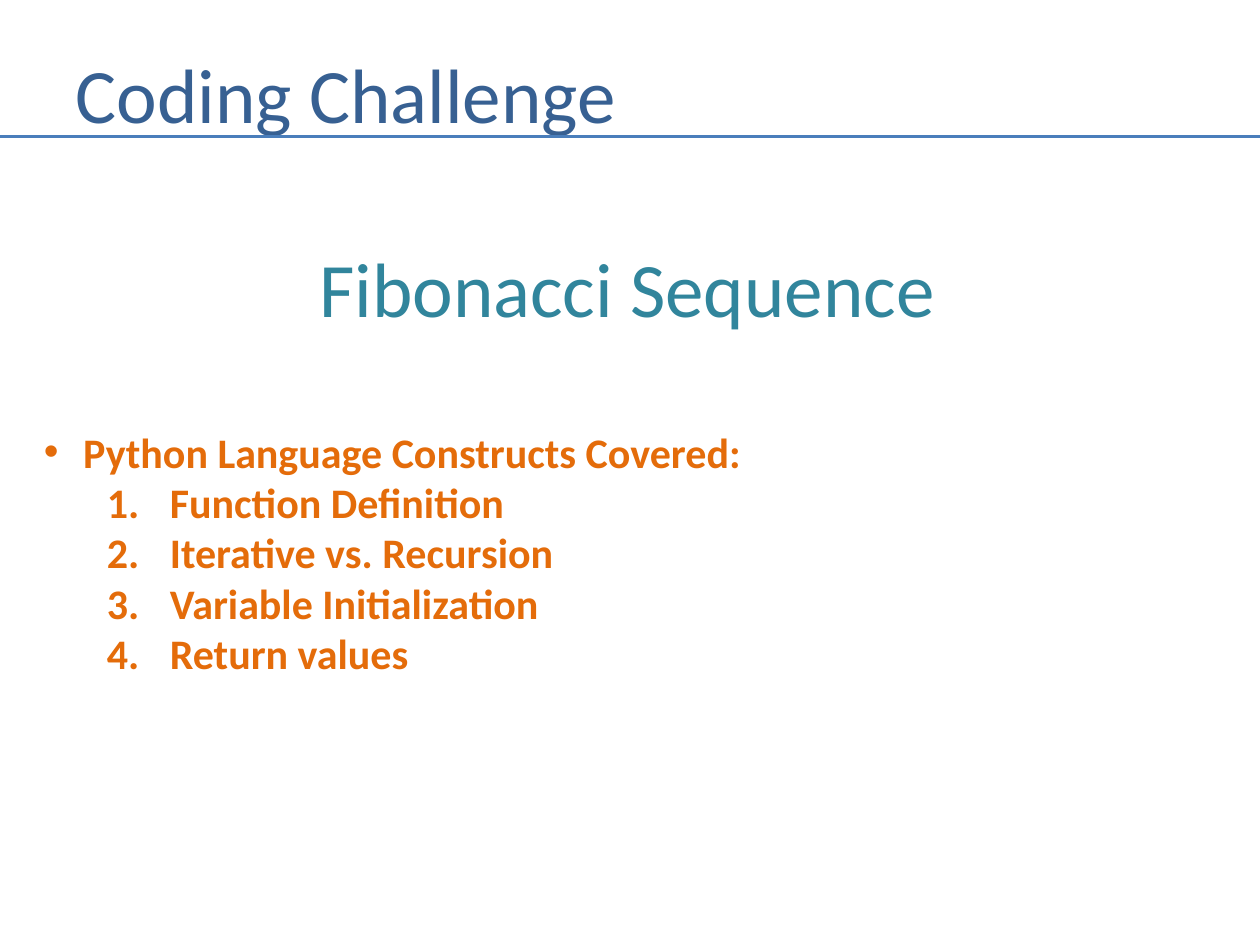
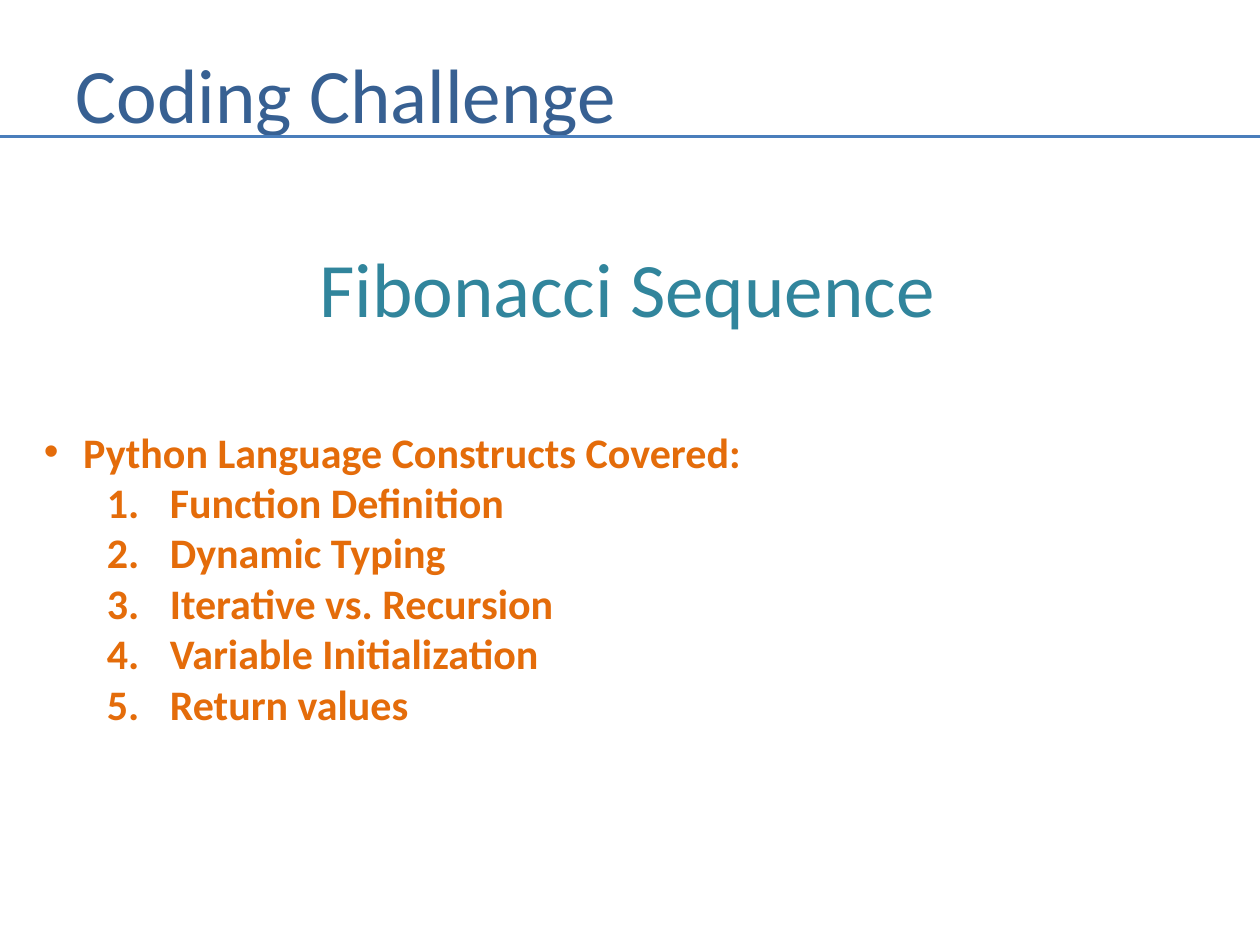
Before and after one commit to andrewferlitsch/Portland-Data-Science-Group, a slide deck: slide 7 of Presentations/Whiteboarding.pptx. Drawn at 1260x945 pixels with LibreOffice and Linux fonts; fonts in the diff are those of the drawing. Boxes give left, top, right and bottom in pixels: in the first picture for what was removed or moved away, otherwise in the second. Text is boxed around its words. In the diff, an @@ line names an element or a change of style, - is before the commit and + after.

```diff
--- a/Presentations/Whiteboarding.pptx
+++ b/Presentations/Whiteboarding.pptx
@@ text at bbox=[170, 538, 446, 575]: paragraph added @@
+  2. Dynamic Typing
```
Also in this commit, not shown: 1 other slide changed.
